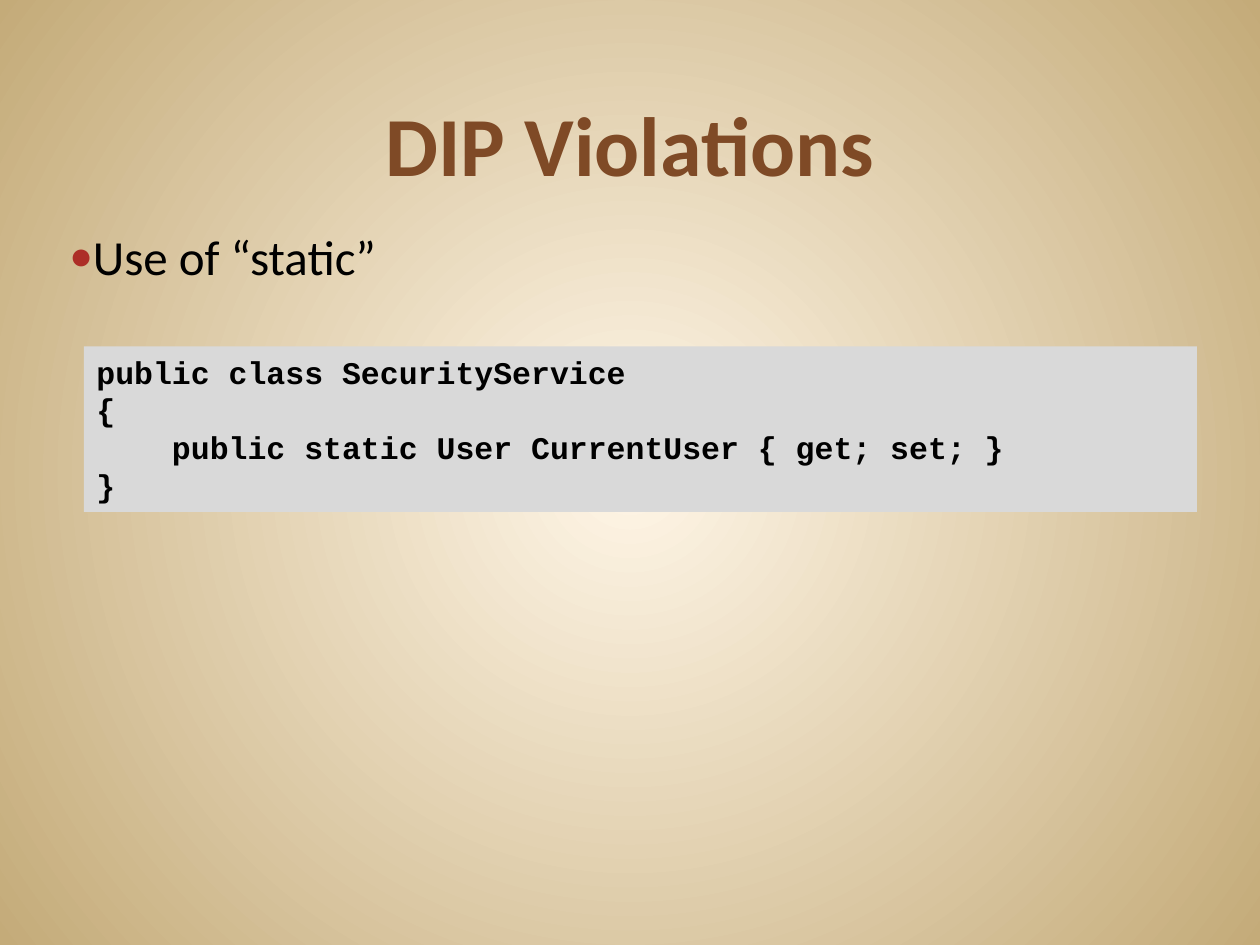
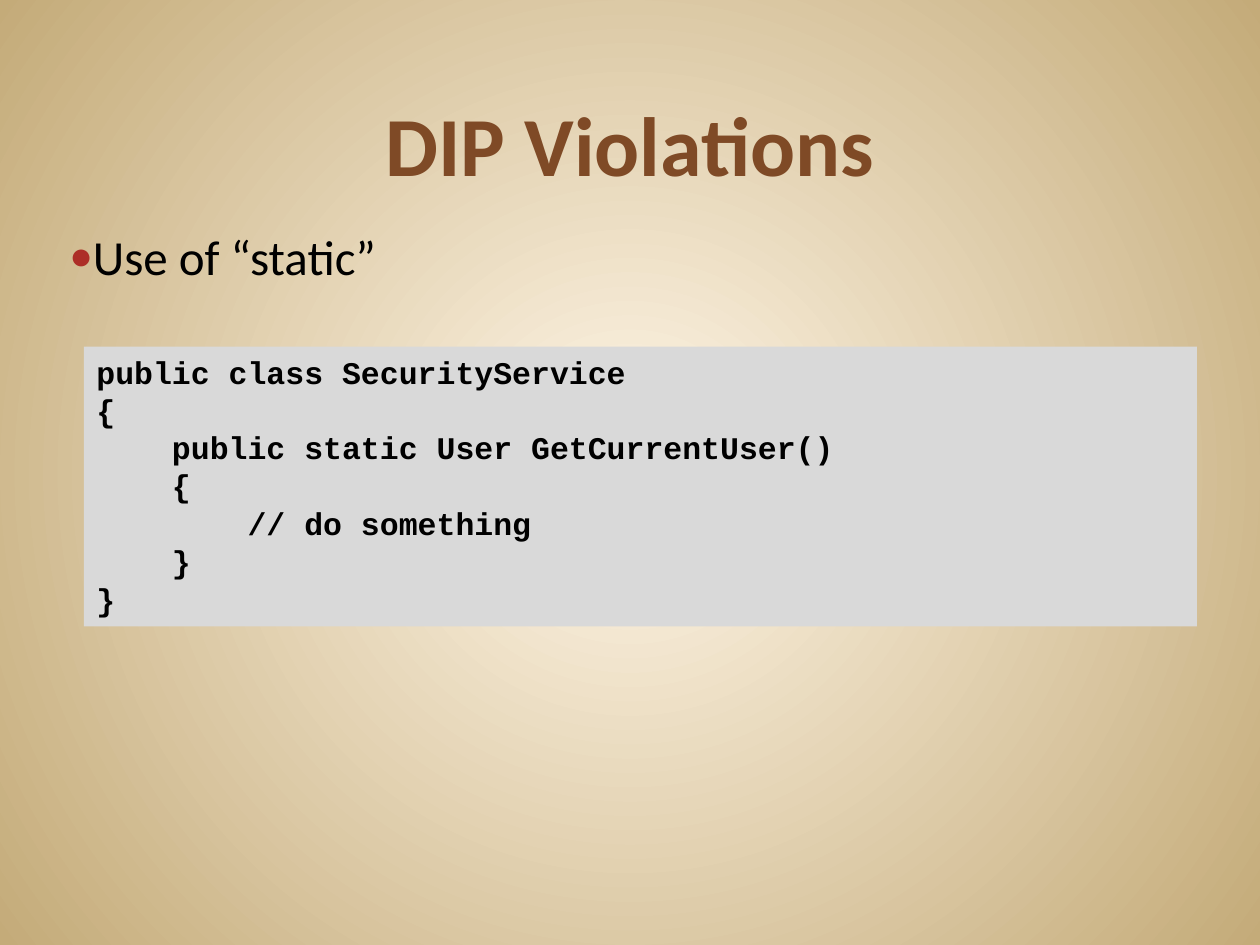
Before and after one commit to JonKruger/solid-principles, a slide deck: slide 69 of SOLID Software Design Principles.pptx. Drawn at 1260x945 pixels with LibreOffice and Linux fonts; fonts in the diff are those of the drawing. Boxes give left, top, right and bottom in pixels: in the first picture for what was removed or moved away, otherwise in the second. Text is boxed around its words. In the diff, an @@ line names an element or a change of style, - is before the commit and + after.

```diff
--- a/SOLID Software Design Principles.pptx
+++ b/SOLID Software Design Principles.pptx
@@ text in rectangle at box(84, 346, 1197, 626): paragraph added @@
+}
@@ rectangle "public class SecurityService": place and size @@
-rectangle "public class SecurityService" at box(84, 346, 1197, 512)
+rectangle "public class SecurityService" at box(84, 346, 1197, 626)
@@ text in rectangle at box(172, 437, 833, 542): text changed @@
-public static User CurrentUser { get; set; }
+public static User GetCurrentUser()
+{
+// do something
```
Also in this commit, not shown: 5 other slides changed, 1 other file.
